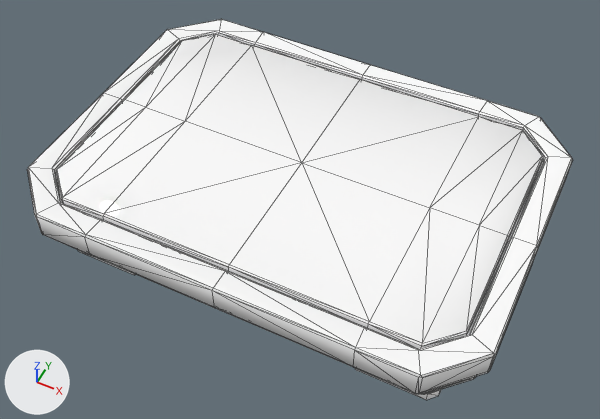
An edit to the FBX model Assets/Resources/Arts/Map/Modeling/ML_table.fbx, drawn before and after from the same camera.
The view is the same before and after, from a 50 mm lens placed at (2.8, -5.64, 7.34), pointed at (0.04, -0.11, 0.43). Lighting does not change. The marker at lower left points along +X, +Y and +Z. The first picture is the older version. Mesh edges are drawn as thin lines. Where no turn or scale is listed for an object, it has been applied to the vertices. Vertices at exactly the same position are counted once.

In view in the first picture: 'ML_table'.
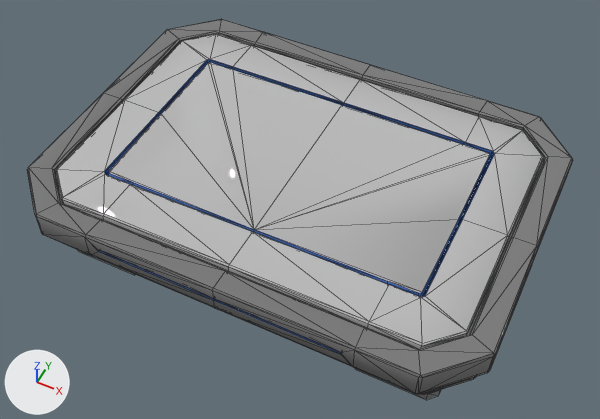
Changed parts and their boxes [x1, y1, x2, y2] in the pictures (600 x 419 px):
part 1 of me_mesh, cut back: before [57, 34, 542, 343]; after [57, 34, 572, 367]
part 2 of me_mesh, recoloured: [55, 41, 544, 349] in both
part 3 of me_mesh, recoloured (white to grey): [27, 19, 573, 400] in both

The change, as a list of edits to the scene's bpy script:
```text
Add mat_material__2039:
    mat_material__2039 = principled_material('Material #2039')
    mat_material__2039.base_color = (0.5, 0.5, 0.5)  # grey #bcbcbc
    mat_material__2039.roughness = 0.0
Add mat_material__2052:
    mat_material__2052 = principled_material('Material #2052')
    mat_material__2052.base_color = (0.0385, 0.136, 0.5)  # blue #3767bc
    mat_material__2052.roughness = 0.0
Add mat_material__2040:
    mat_material__2040 = principled_material('Material #2040')
    mat_material__2040.base_color = (0.198, 0.198, 0.198)  # grey #7b7b7b
    mat_material__2040.roughness = 0.0
Change me_mesh:
    used by ob_ml_table; location = (0.0, 0.0, 0.0)
    remove me_mesh.from_pydata(...)  # 359 vertices, 696 faces; spans x -2.58..2.58, y -1.87..1.87, z 0.0..1.05
    add me_mesh.from_pydata(...)  # 655 vertices, 1278 faces; spans x -2.58..2.58, y -1.87..1.87, z 0.0..1.05
    me_mesh part 1: 6 vertices moved from x -1.45..1.45, y 0.84..1.44, z 0.13..0.5 to x -1.44..1.44, y 0.84..1.43, z 0.13..0.5; 11 vertices removed from x -1.98..1.98, y 0.0..1.22, z 0.13..1.05; 307 vertices added at x -2.58..2.58, y -1.87..1.87, z 0.13..1.05
    me_mesh part 2: 116 faces spanning x -2.31..2.31, y -1.59..1.59, z 0.13..1.05 switch from mat_table (white #ffffff) to mat_material__2039 (grey #bcbcbc)
    me_mesh part 3: 514 faces spanning x -2.58..2.58, y -1.87..1.87, z 0.0..1.05 switch from mat_table (white #ffffff) to mat_material__2040 (grey #7b7b7b)
    add me_mesh.materials.append(mat_material__2052)  # blue #3767bc
```
